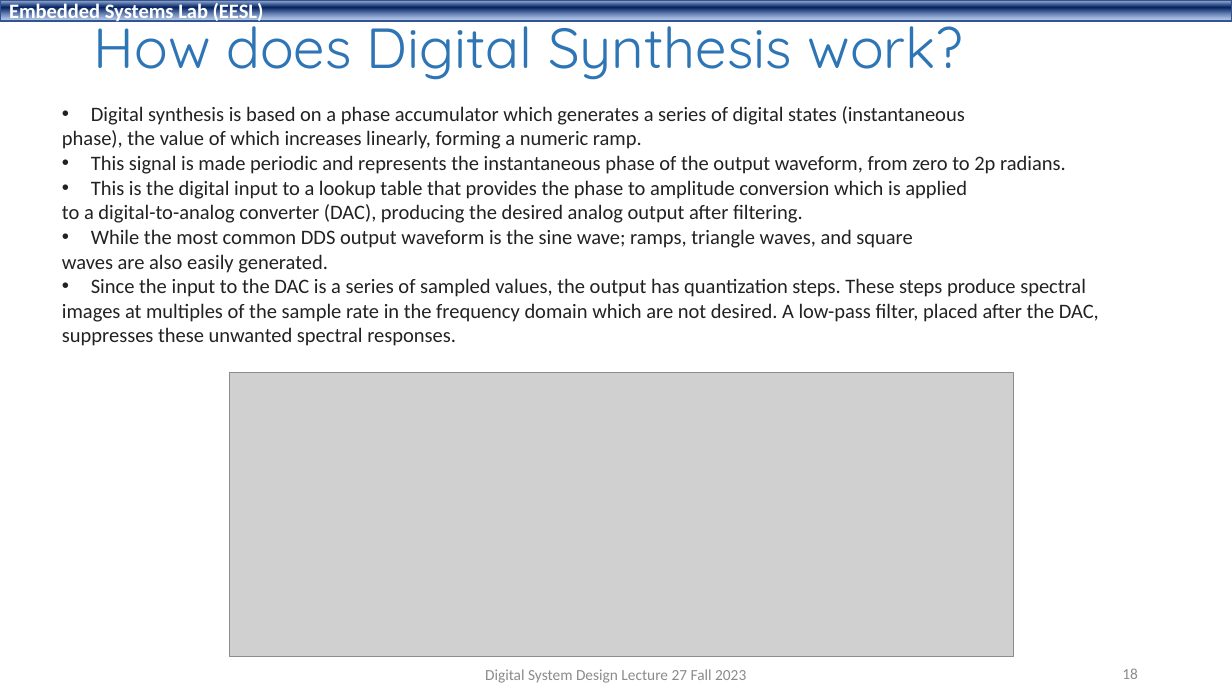
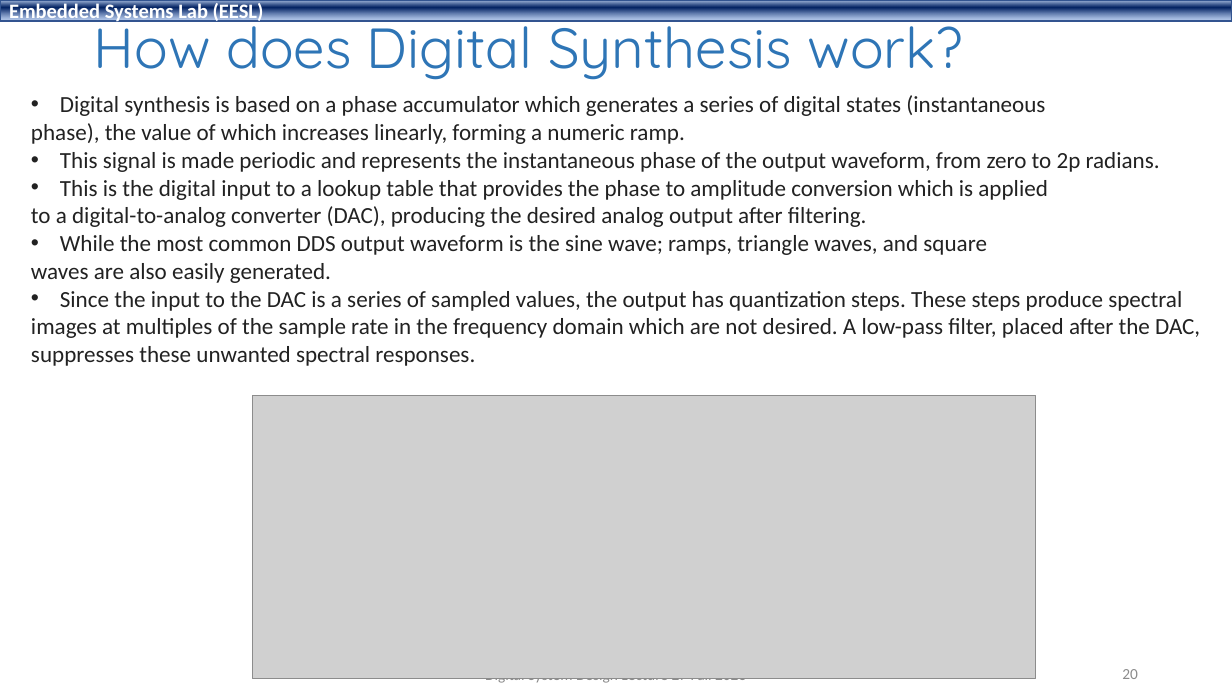
Before and after one commit to shahidmasud/shahidmasud.github.io, a slide deck: slide 20 of DSD_Lec27_Fall2023.ppsx (slide 18 before the commit). Drawn at 1232x693 pixels with LibreOffice and Linux fonts; fonts in the diff are those of the drawing; grey boxes stand for pictures; background and template pictures are left out. Boxes give left, top, right and bottom in pixels: in the first picture for what was removed or moved away, otherwise in the second. Text is boxed around its words. In the diff, an @@ line names an element or a change of style, - is before the commit and + after.

```diff
--- a/DSD_Lec27_Fall2023.ppsx
+++ b/DSD_Lec27_Fall2023.ppsx
@@ text "Digital synthesis is based on ...": place and size @@
-text "Digital synthesis is based on ..." at box(62, 106, 1099, 346)
+text "Digital synthesis is based on ..." at box(31, 95, 1200, 366)
@@ text "Digital synthesis is based on ..." at box(31, 95, 1200, 366): size 16 to 18 pt @@
@@ picture: place and size @@
-picture at box(229, 372, 1013, 656)
+picture at box(252, 396, 1036, 679)
@@ page number at box(1122, 669, 1138, 679): text changed @@
-18
+20
```
Also in this commit, not shown: 14 other slides changed, 2 slides added, 1 other file.
